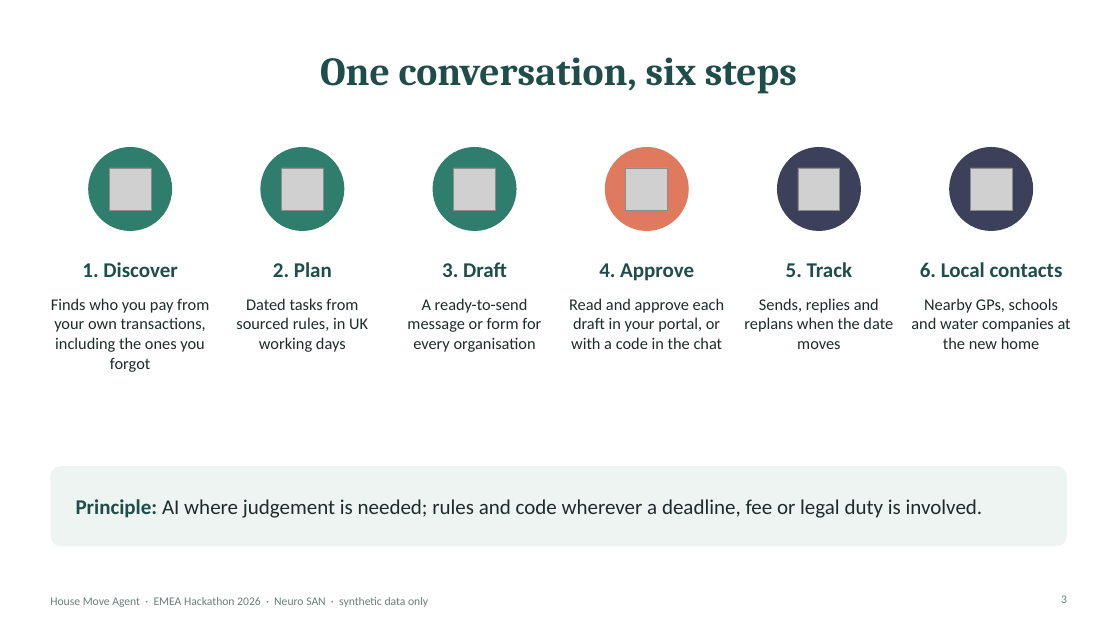
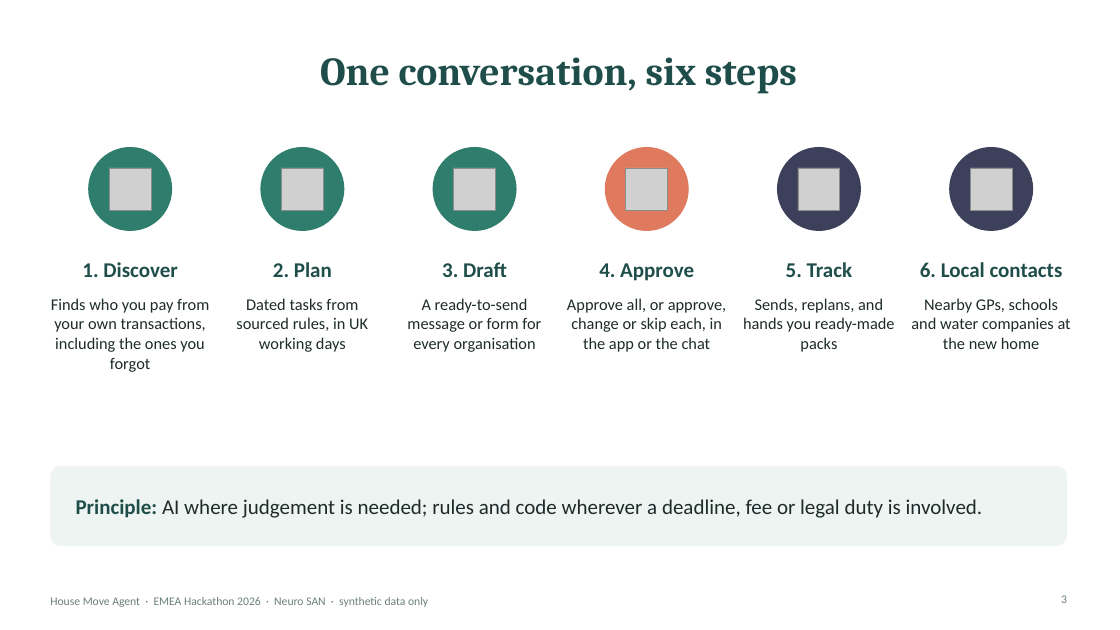
Before and after one commit to varadarajp/neuro-san-house-move, a slide deck: slide 3 of House_Move_Agent.pptx. Drawn at 1120x630 pixels with LibreOffice and Linux fonts; fonts in the diff are those of the drawing; grey boxes stand for pictures. Boxes give left, top, right and bottom in pixels: in the first picture for what was removed or moved away, otherwise in the second. Text is boxed around its words. In the diff, an @@ line names an element or a change of style, - is before the commit and + after.

```diff
--- a/House_Move_Agent.pptx
+++ b/House_Move_Agent.pptx
@@ text at bbox=[567, 298, 726, 352]: text changed @@
-Read and approve each draft in your portal, or with a code in the chat
+Approve all, or approve, change or skip each, in the app or the chat
@@ text at bbox=[743, 298, 895, 352]: text changed @@
-Sends, replies and replans when the date moves
+Sends, replans, and hands you ready-made packs
```
Also in this commit, not shown: 8 other slides changed, 2 slides added.
